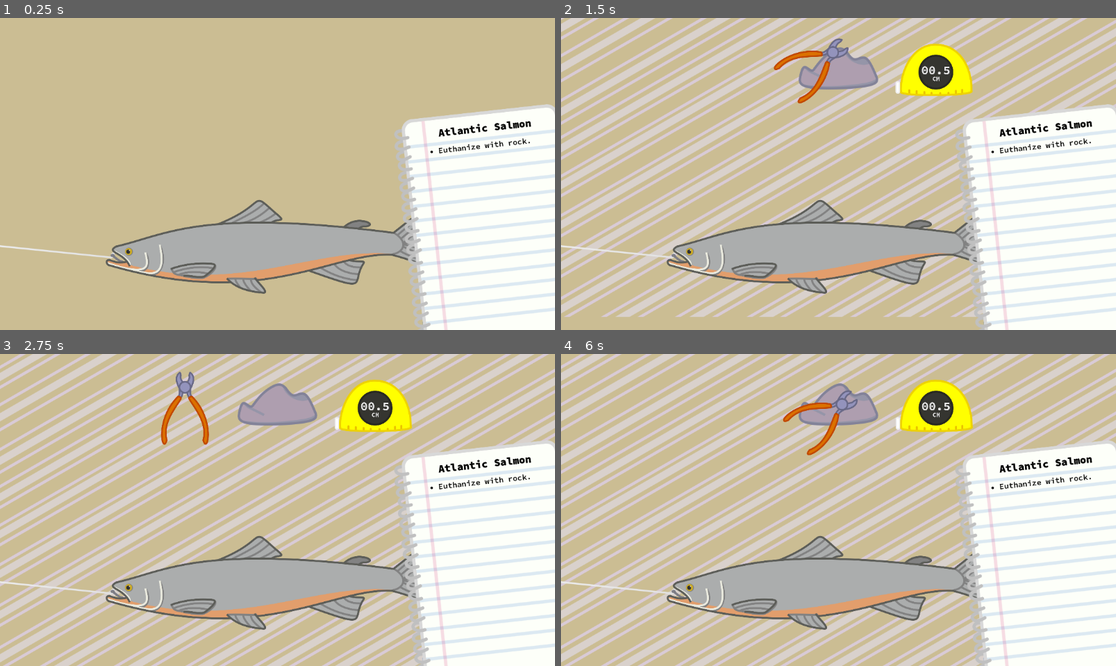
Above: before the commit, frames 1-4 (two rows, left to right).
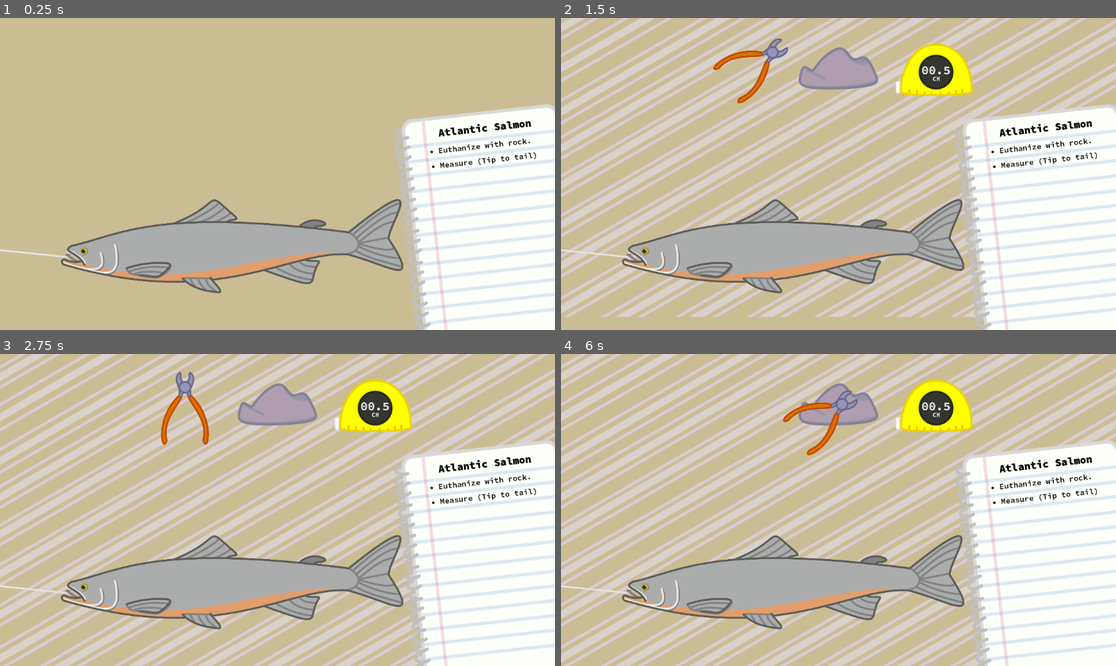
Above: after the commit, the same moments.

Repository: WyattMacKay/ethical-fishing
Game: Godot game, scene res://scenes/main/main.tscn
The game is run twice, just before and just after one commit, with the same random seed, the same clock (stepped at 60 frames per second) and the same inputs.
Inputs (mouse positions are in pixels of both pictures, inside the frame that each line leads up to):
- Up to frame 1 (0.25 s): no input
- Up to frame 2 (1.5 s): drag from (599, 67) to (699, 258) at 0.52 s; drag from (744, 71) to (927, 71) at 1.27 s
- Up to frame 3 (2.75 s): move the mouse to (377, 407) at 2.02 s; press the mouse at (377, 407) at 2.03 s
- Up to frame 4 (6 s): release the mouse at (938, 407) at 2.75 s; tap Enter at 2.75, 4.25, 5.75 s; drag from (810, 572) to (838, 419) at 2.77 s; tap Space at 3.5, 5 s; move the mouse to (1005, 556) at 3.52 s; press the mouse at (1005, 556) at 3.53 s; release the mouse at (1005, 556) at 4.25 s; drag from (672, 463) to (744, 407) at 4.27 s; move the mouse to (866, 510) at 5.02 s; press the mouse at (866, 510) at 5.03 s; release the mouse at (866, 510) at 5.75 s; drag from (755, 432) to (938, 407) at 5.77 s

The runs differ from the first frame. In frame 1, 7.5% of the frame differs, in the area x 0-97%, y 42-89%; in frame 2, 8.6%, in the area x 0-97%, y 6-89%; in frame 3, 7.4%; in frame 4, 7.4%.

Commit message:
Add task for measuring fish

Diff:
--- a/global.gd
+++ b/global.gd
@@ -1,8 +1,16 @@
 extends Node
 
 const distance_modifier := 1.0/8.0
+var current_fish : Fish2D
 
 signal fish_changed(Fish2D)
+signal measured(float)
 
 func set_fish(fish : Fish2D) -> void:
+	current_fish = fish
 	fish_changed.emit(fish)
+
+func measure_finished(length : float) -> void:
+	var diff = abs(length - current_fish.get_length())
+	if(diff < 5.0):
+		measured.emit(length)
--- a/scenes/main/main.tscn
+++ b/scenes/main/main.tscn
@@ -53,6 +53,10 @@
 [node name="Slider" parent="." unique_id=2139514253 instance=ExtResource("2_ow5a4")]
 direction = 2
 
+[node name="MeasuringTape" parent="Slider" unique_id=307550821 instance=ExtResource("8_yyfjg")]
+position = Vector2(779.00006, 108)
+scale = Vector2(0.4054026, 0.4054026)
+
 [node name="Rock" parent="Slider" unique_id=1287651196 instance=ExtResource("1_iuonh")]
 position = Vector2(576, 105.00003)
 scale = Vector2(0.5, 0.5)
@@ -62,14 +66,11 @@
 scale = Vector2(0.3265679, 0.3265679)
 use_speed = 0.25
 
-[node name="MeasuringTape" parent="Slider" unique_id=307550821 instance=ExtResource("8_yyfjg")]
-position = Vector2(779.00006, 108)
-scale = Vector2(0.4054026, 0.4054026)
-
 [node name="Salmon" parent="." unique_id=553638740 instance=ExtResource("2_k2fmo")]
 z_index = -1
-position = Vector2(576.00006, 471)
+position = Vector2(483, 470)
 scale = Vector2(0.39927346, 0.39927346)
+maximum_size = nan
 
 [node name="Hookline" parent="Salmon" unique_id=1092524975 instance=ExtResource("3_k2fmo")]
 show_behind_parent = true
--- a/scenes/measuring_tape/measuring_tape.gd
+++ b/scenes/measuring_tape/measuring_tape.gd
@@ -9,17 +9,22 @@
 
 @onready var notch_start_transform = notch.transform
 
-# Maybe make it need held?
+# Fun fact! Atlantic (and landlocked) salmon are the only fish measured tip to tail-fork, instead of tail-end
+
+# Maybe make it needs held? YES
 
 func _process(_delta) -> void:
 	update_line()
 
+func get_length() -> float:
+	var diff = line_begin.global_position - line_end.global_position
+	var distance := diff.length() * Global.distance_modifier
+	return distance
+
 func update_line() -> void:
 	line.set_point_position(0, to_local(line_begin.global_position))
 	line.set_point_position(0, to_local(line_end.global_position))
-	var diff = line_begin.global_position - line_end.global_position
-	var distance := diff.length() * Global.distance_modifier
-	distance_label.text = "%04.1f" % distance
+	distance_label.text = "%04.1f" % get_length()
 
 func use() -> void:
 	var notch_glob = notch.global_position
@@ -32,7 +37,7 @@
 	notch.top_level = false
 	notch.position = notch_pos
 	notch.scale = notch_start_transform.get_scale()
+	Global.measure_finished(get_length())
 	var tween := create_tween()
 	tween.tween_property(notch, "transform", notch_start_transform, tween_speed).set_trans(Tween.TRANS_SINE)
-	update_line()
 	#play tape measure sound
--- a/scenes/notebook/notebook.gd
+++ b/scenes/notebook/notebook.gd
@@ -7,6 +7,7 @@
 var signals_labels : Dictionary[Signal, Label]
 
 func _ready() -> void:
+	active_fish = Global.current_fish
 	Global.connect("fish_changed", _on_fish_changed)
 
 func _on_fish_changed(fish : Fish2D) -> void:
@@ -21,7 +22,7 @@
 		label.label_settings = label_settings
 		label_container.add_child(label)
 		signals_labels[task.related_signal] = label
-		task.related_signal.connect(task_complete.bind(task.related_signal))
+		task.related_signal.connect(func(..._args : Array): task_complete(task.related_signal))
 
 func task_complete(sig : Signal) -> void:
 	signals_labels[sig].text = "Completed!"
--- a/scenes/salmon/fish.gd
+++ b/scenes/salmon/fish.gd
@@ -5,6 +5,7 @@
 @export var type : FishType = FishType.INVASIVE
 @export var sprite : Sprite2D
 @export var minimum_size : float = 50.0
+@export var maximum_size : float = NAN
 
 func _ready() -> void:
 	Global.set_fish(self)
@@ -12,21 +13,23 @@
 signal died()
 signal hook_removed()
 
-func _process(_delta: float) -> void:
-	pass #print("%f" % get_size())
-
-func get_size() -> float:
+func get_length() -> float:
 	var size : float = sprite.texture.get_width()
 	size *= scale.x * sprite.scale.x
 	return size * Global.distance_modifier
 
+func create_task(description : String, sig : Signal) -> Task:
+	var task = Task.new()
+	task.description = description
+	task.related_signal = sig
+	return task
+
 func get_tasks() -> Array[Task]:
 	var tasks : Array[Task]
 	# if type == FishType.INVASIVE:
-	var kill_task = Task.new()
-	kill_task.description = "Euthanize with rock."
-	kill_task.related_signal = died
-	tasks.push_back(kill_task)
+	tasks.push_back(create_task("Euthanize with rock.", died))
+	tasks.push_back(create_task("Measure (Tip to tail)", Global.measured))
+
 	return tasks
 
 func _on_hittable_area_area_entered(_area: Area2D) -> void:
Not shown, added: scenes/notebook/notebook.tscn16098291816.tmp
